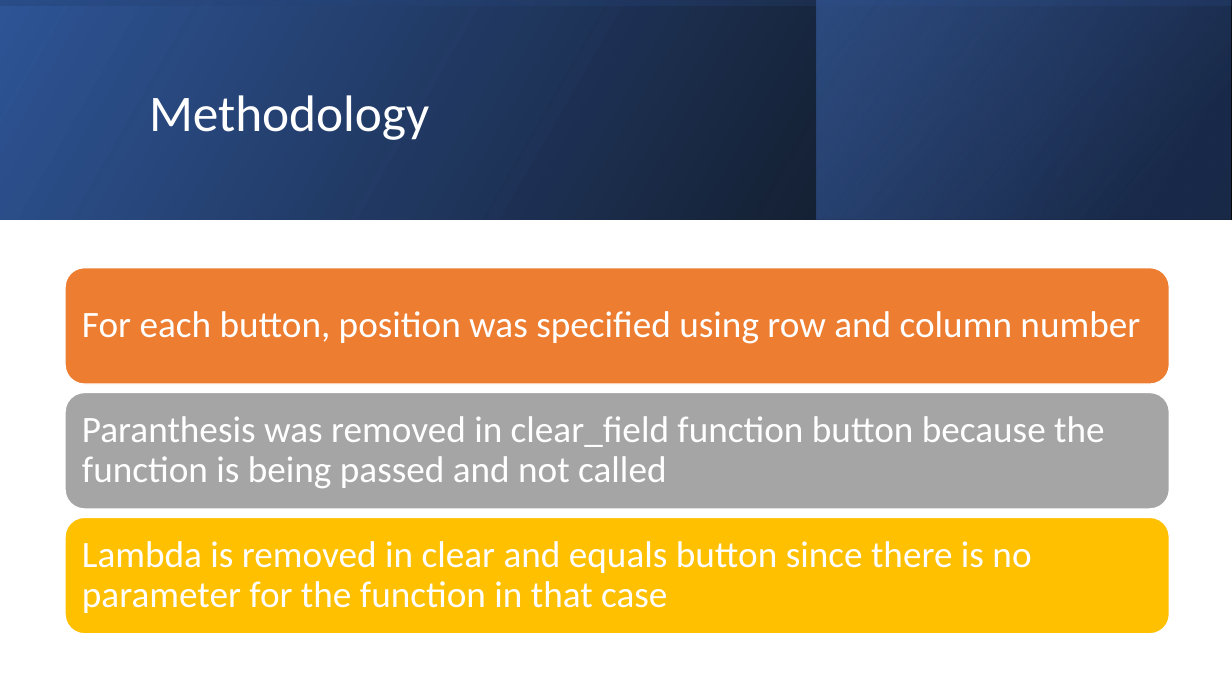
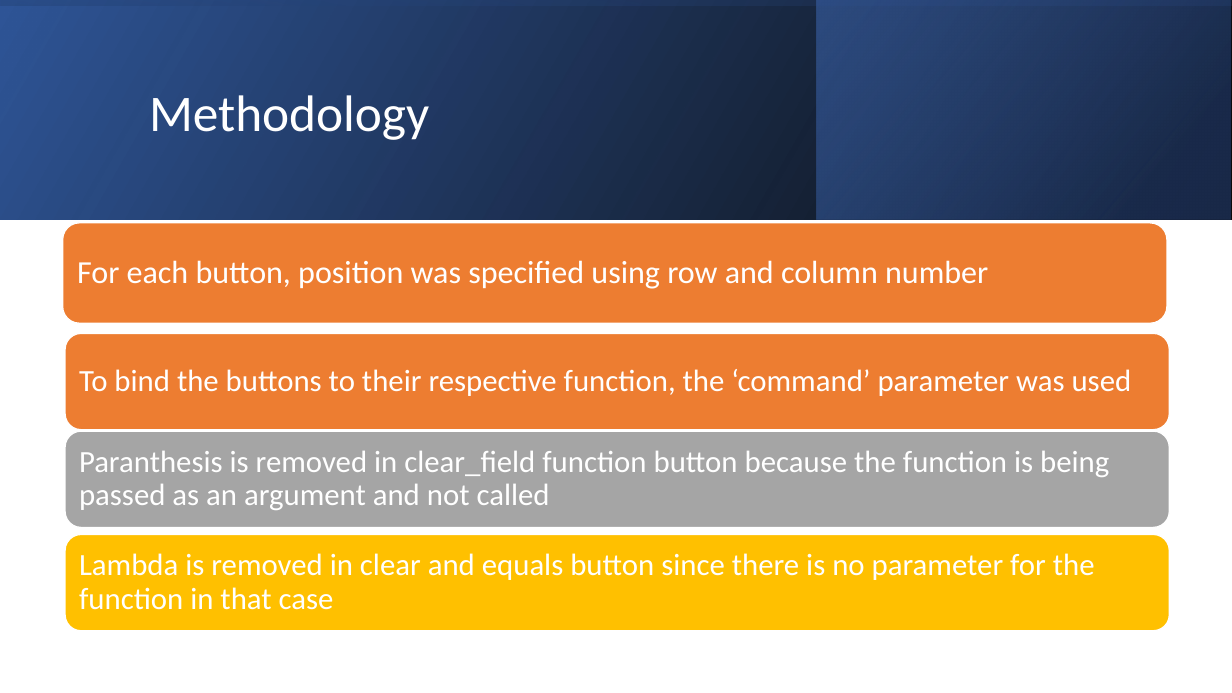
Before and after one commit to Gmahajan189/Project1, a slide deck: slide 7 of Project 1.pptx. Drawn at 1232x693 pixels with LibreOffice and Linux fonts; fonts in the diff are those of the drawing. Boxes give left, top, right and bottom in pixels: in the first picture for what was removed or moved away, otherwise in the second. Text is boxed around its words. In the diff, an @@ line names an element or a change of style, - is before the commit and + after.

```diff
--- a/Project 1.pptx
+++ b/Project 1.pptx
@@ rounded rectangle: place and size @@
-rounded rectangle at (65, 268, 1169, 384)
+rounded rectangle at (63, 223, 1167, 323)
@@ text "For each button, position was ...": place and size @@
-text "For each button, position was ..." at (82, 311, 1140, 344)
+text "For each button, position was ..." at (77, 260, 988, 289)
@@ text "For each button, position was ..." at (77, 260, 988, 289): size 29 to 25 pt; less space between paragraphs @@
@@ rounded rectangle added at (65, 334, 1169, 430), fill #ED7D31, outline #FFFFFF 1 pt @@
@@ text added at (79, 369, 1132, 396), 24 pt, text #FFFFFF @@
+To bind the buttons to their respective function, the ‘command’ parameter was used
@@ rounded rectangle: place and size @@
-rounded rectangle at (65, 393, 1169, 509)
+rounded rectangle at (65, 432, 1169, 528)
@@ text at (79, 451, 1109, 510): text changed; size 29 to 24 pt @@
-Paranthesis was removed in clear_field function button because the function is being passed and not called
+Paranthesis is removed in clear_field function button because the function is being passed as an argument and not called
@@ rounded rectangle: place and size @@
-rounded rectangle at (65, 518, 1169, 634)
+rounded rectangle at (65, 534, 1169, 630)
@@ text "Lambda is removed in clear ...": place and size @@
-text "Lambda is removed in clear ..." at (82, 541, 1031, 613)
+text "Lambda is removed in clear ..." at (79, 553, 1095, 610)
@@ text "Lambda is removed in clear ..." at (79, 553, 1095, 610): size 29 to 24 pt; less space between paragraphs @@
```
Also in this commit, not shown: 3 other slides changed.
